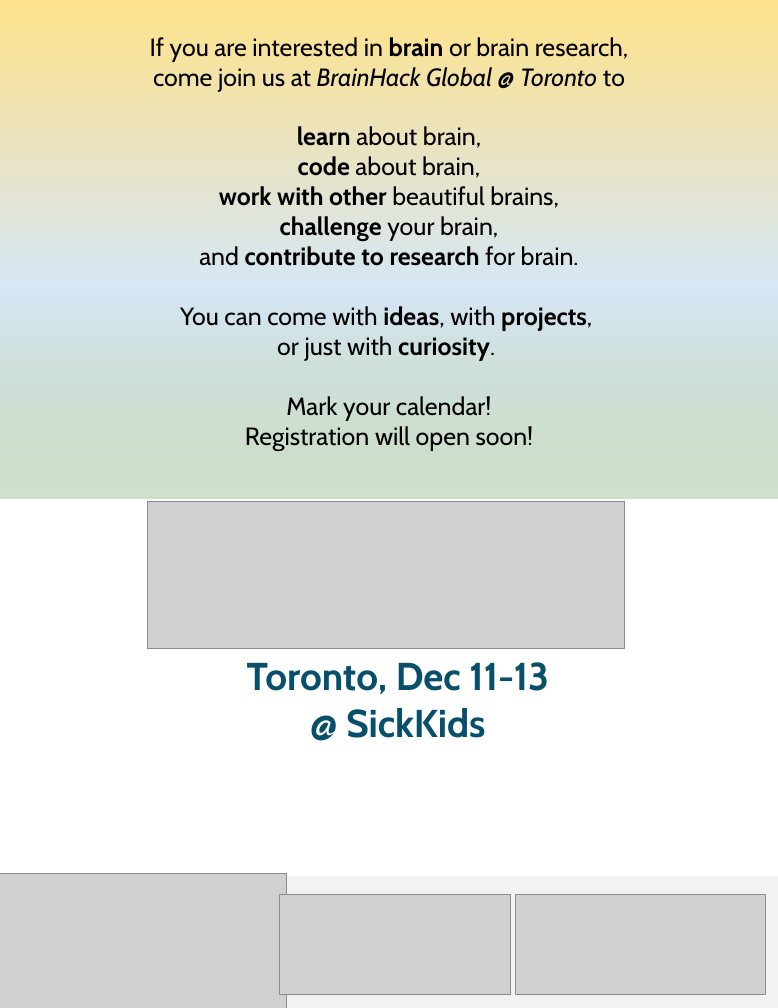
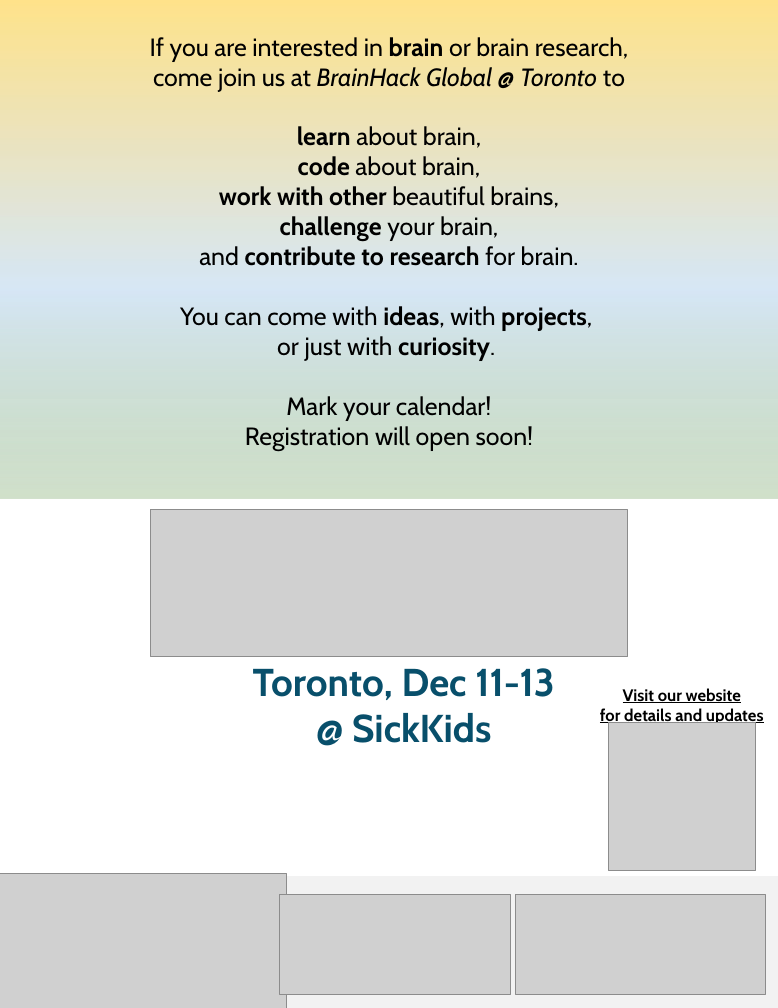
Before and after one commit to brainhackto/global-toronto-12-2024, a slide deck: slide 1 of images/savethedate2024.pptx. Drawn at 778x1008 pixels with LibreOffice and Linux fonts; fonts in the diff are those of the drawing; grey boxes stand for pictures; background and template pictures are left out. Boxes give left, top, right and bottom in pixels: in the first picture for what was removed or moved away, otherwise in the second. Text is boxed around its words. In the diff, an @@ line names an element or a change of style, - is before the commit and + after.

```diff
--- a/images/savethedate2024.pptx
+++ b/images/savethedate2024.pptx
@@ picture: place and size @@
-picture at [148, 501, 625, 647]
+picture at [151, 510, 628, 656]
@@ text "Toronto, Dec 11-13": place and size @@
-text "Toronto, Dec 11-13" at [247, 662, 549, 738]
+text "Toronto, Dec 11-13" at [253, 668, 555, 743]
@@ text added at [600, 688, 764, 725], 12 pt, text #000000, bold, underline @@
+Visit our website
+for details and updates
@@ picture added at [608, 722, 756, 870] @@
```
Also in this commit, not shown: 5 other files.
